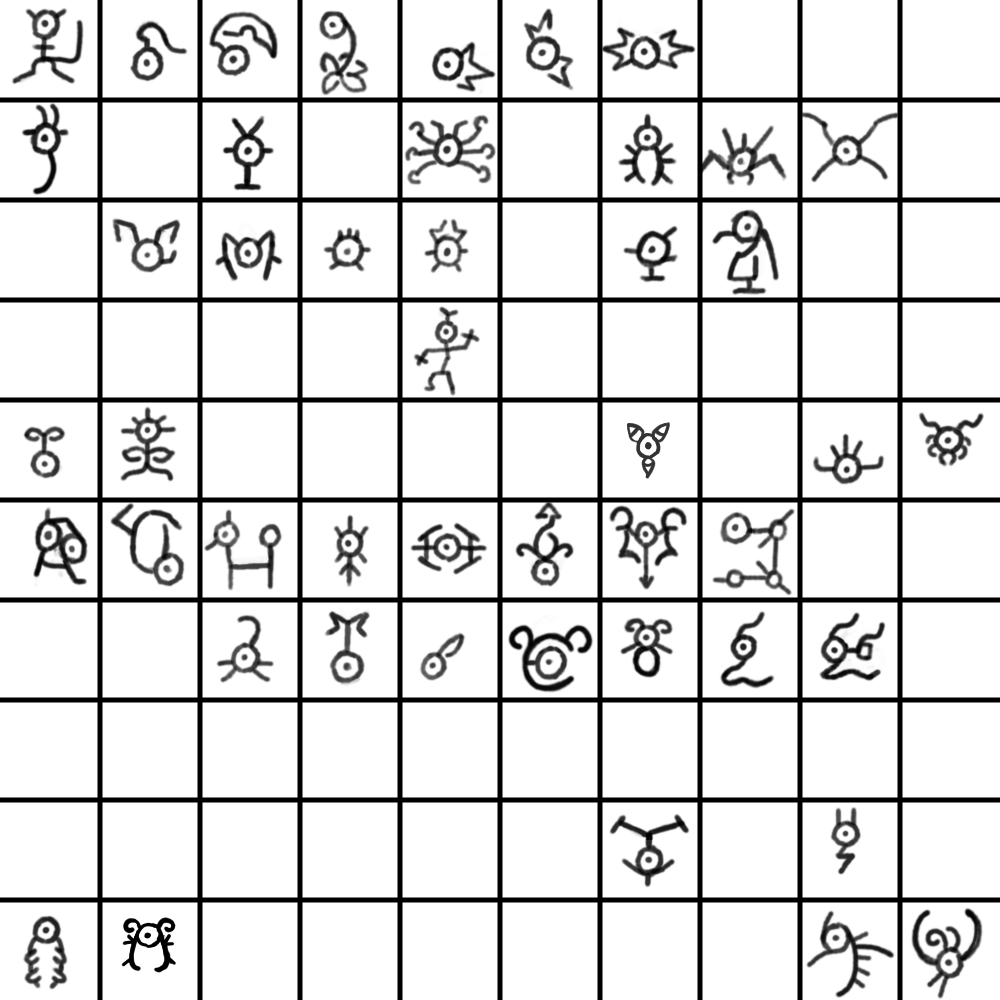
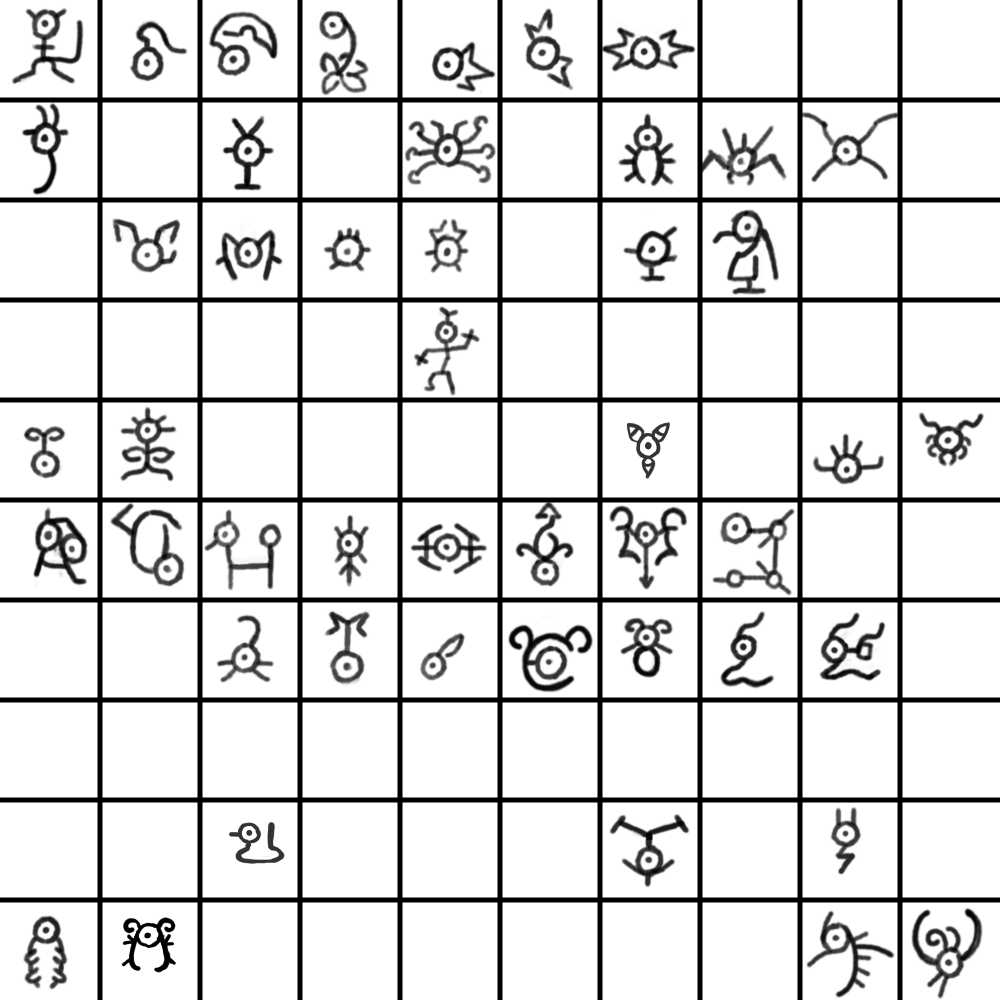
Two versions of the same layered image (1000x1000). Layer-by-layer changes:
painted on "Paint Layer 1" over [229, 822, 285, 864]
